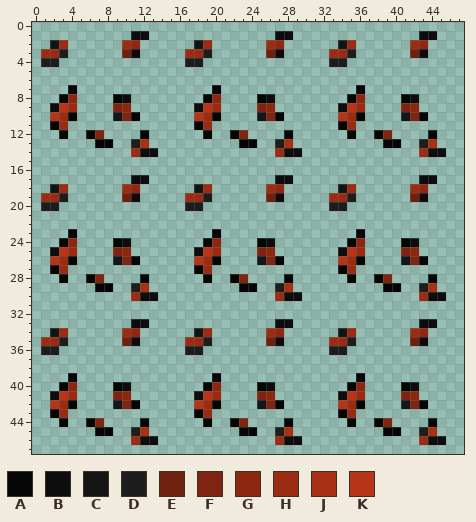
Pixel-art sprite -- robot_rebellion/tiles/tiles.png. That is the earlier state.
The file is 48x48 pixels. Colours within 5 levels of each other are drawn and written as one.
Palette (. is transparent): A #050505  B #0d0d0d  C #151515  D #1d1d1d  E #70200e  F #7e2410  G #8c2812  H #9a2c14  J #a83016  K #b63418
Pixels before, first column x 1:
 1 ..........BB..............BB..............BB.
 2 .CH......HG......CH......HG......CH......HG..
 3 HHD......EB.....HHD......EB.....HHD......EB..
 4 DD..............DD..............DD...........
 5 .............................................
 6 .............................................
 7 ...A...............A...............A.........
 8 ..AG....AB........AG....AB........AG....AB...
 9 .BKH....FG.......BKH....FG.......BKH....FG...
10 .KHA....CFA......KHA....CFA......KHA....CFA..
11 .AH..............AH..............AH..........
12 ..A..AF....A......A..AF....A......A..AF....A.
13 ......AA..DJ..........AA..DJ..........AA..DJ.
14 ..........HBB.............HBB.............HBB
15 .............................................
16 .............................................
17 ..........BB..............BB..............BB.
18 .CH......HG......CH......HG......CH......HG..
19 HHD......EB.....HHD......EB.....HHD......EB..
20 DD..............DD..............DD...........
21 .............................................
22 .............................................
23 ...A...............A...............A.........
24 ..AG....AB........AG....AB........AG....AB...
25 .BKH....FG.......BKH....FG.......BKH....FG...
26 .KHA....CFA......KHA....CFA......KHA....CFA..
27 .AH..............AH..............AH..........
28 ..A..AF....A......A..AF....A......A..AF....A.
29 ......AA..DJ..........AA..DJ..........AA..DJ.
30 ..........HBB.............HBB.............HBB
31 .............................................
32 .............................................
33 ..........BB..............BB..............BB.
34 .CH......HG......CH......HG......CH......HG..
35 HHD......EB.....HHD......EB.....HHD......EB..
36 DD..............DD..............DD...........
37 .............................................
38 .............................................
39 ...A...............A...............A.........
40 ..AG....AB........AG....AB........AG....AB...
41 .BKH....FG.......BKH....FG.......BKH....FG...
42 .KHA....CFA......KHA....CFA......KHA....CFA..
43 .AH..............AH..............AH..........
44 ..A..AF....A......A..AF....A......A..AF....A.
45 ......AA..DJ..........AA..DJ..........AA..DJ.
46 ..........HBB.............HBB.............HBB
New version:
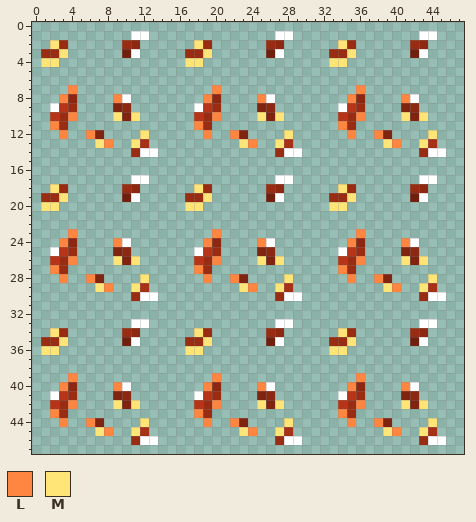
Colours new in this view: L #ff8640  M #ffe577
Diff:
colour B: #0d0d0d -> #ffffff
Changed rows in their new state; - is a pixel that keeps its letter.
first column x 1:
 2 -M---------------M---------------M----------
 3 --M---------------M---------------M---------
 4 MM--------------MM--------------MM----------
 7 ---L---------------L---------------L--------
 8 --L-----L---------L-----L---------L-----L---
10 ---L----M-M--------L----M-M--------L----M-M-
11 -L---------------L---------------L----------
12 --L--L-----M------L--L-----M------L--L-----M
13 ------ML--M-----------ML--M-----------ML--M-
first column x 1:
18 -M---------------M---------------M----------
19 --M---------------M---------------M---------
20 MM--------------MM--------------MM----------
23 ---L---------------L---------------L--------
24 --L-----L---------L-----L---------L-----L---
26 ---L----M-M--------L----M-M--------L----M-M-
27 -L---------------L---------------L----------
28 --L--L-----M------L--L-----M------L--L-----M
29 ------ML--M-----------ML--M-----------ML--M-
first column x 1:
34 -M---------------M---------------M----------
35 --M---------------M---------------M---------
36 MM--------------MM--------------MM----------
39 ---L---------------L---------------L--------
40 --L-----L---------L-----L---------L-----L---
42 ---L----M-M--------L----M-M--------L----M-M-
43 -L---------------L---------------L----------
44 --L--L-----M------L--L-----M------L--L-----M
45 ------ML--M-----------ML--M-----------ML--M-
Where, in picture pixels (left, top, right, bottom), the same in both pictures:
changed: (41, 31, 302, 445)
changed: (329, 31, 446, 445)
